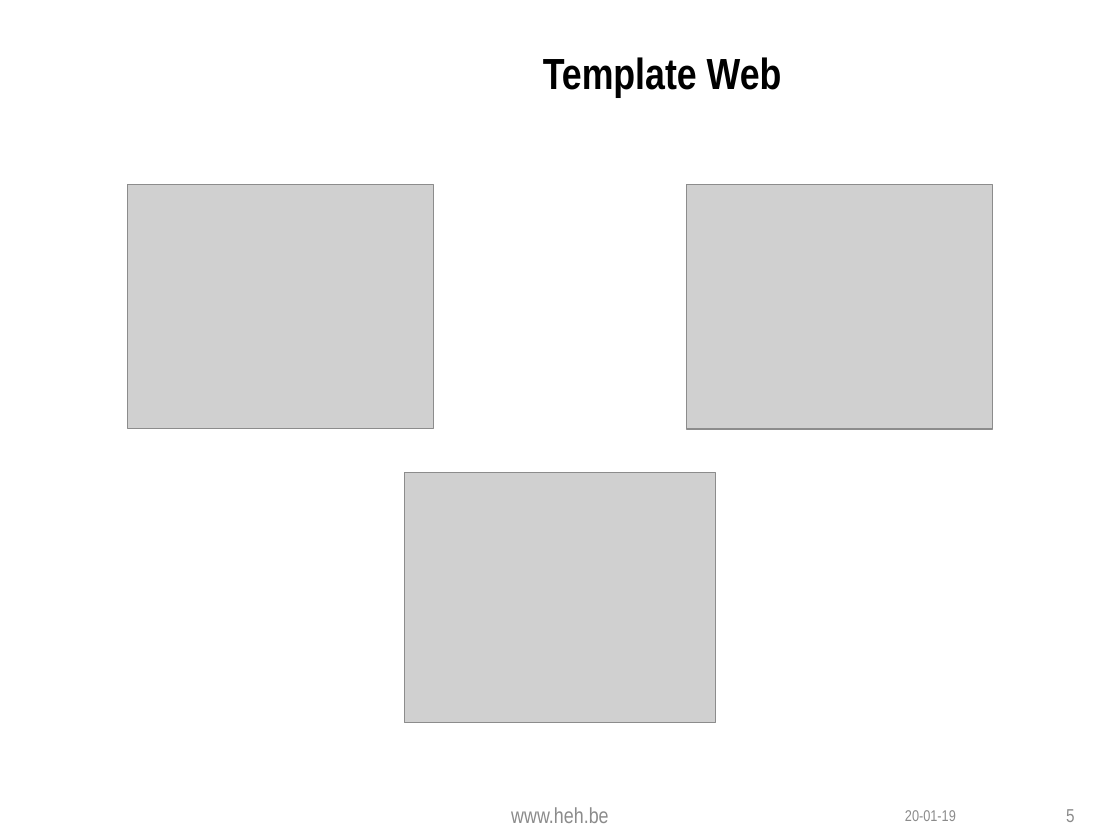
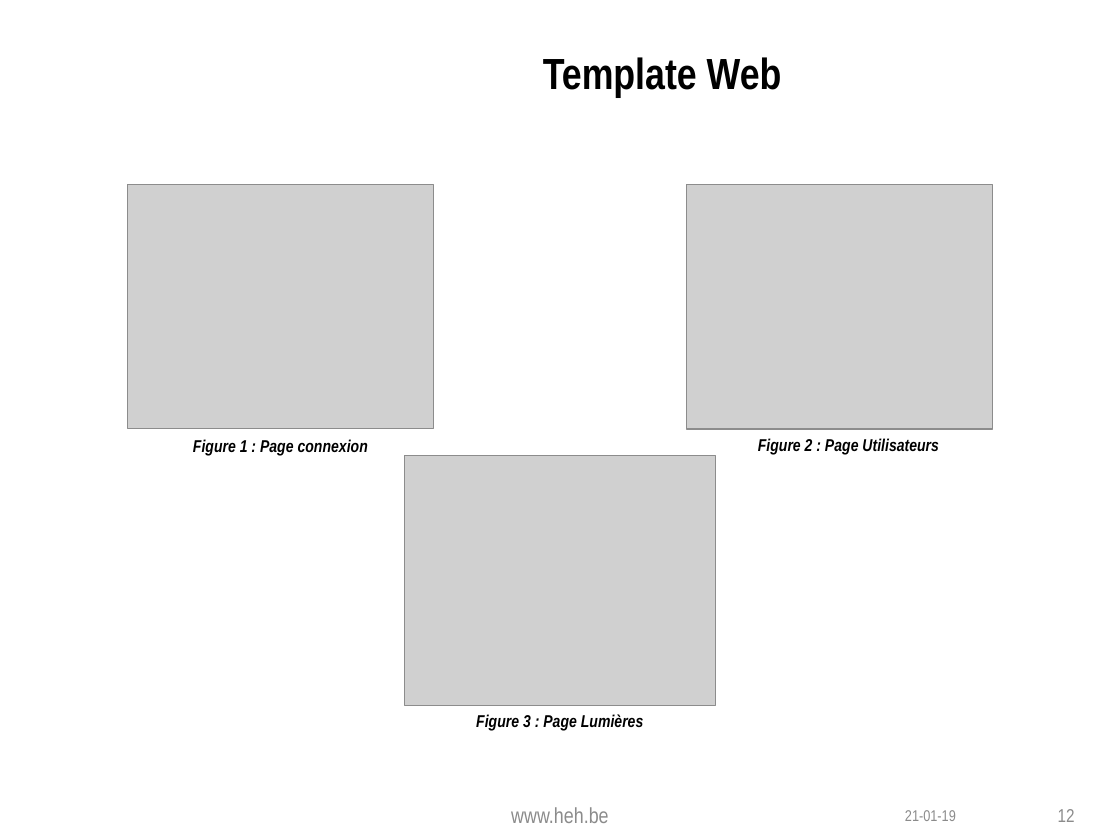
Before and after one commit to skyleck/TFE-Pi_Home, a slide deck: slide 12 of présentation power point/Présentation avancement TFE.pptx (slide 5 before the commit). Drawn at 1120x840 pixels with LibreOffice and Linux fonts; fonts in the diff are those of the drawing; grey boxes stand for pictures; background and template pictures are left out. Boxes give left, top, right and bottom in pixels: in the first picture for what was removed or moved away, otherwise in the second. Text is boxed around its words. In the diff, an @@ line names an element or a change of style, - is before the commit and + after.

```diff
--- a/présentation power point/Présentation avancement TFE.pptx
+++ b/présentation power point/Présentation avancement TFE.pptx
@@ text added at <box>193,439,368,456</box>, 11 pt, text #000000, bold, italic @@
+Figure 1 : Page connexion
@@ text added at <box>758,438,939,454</box>, 11 pt, text #000000, bold, italic @@
+Figure 2 : Page Utilisateurs
@@ picture: place and size @@
-picture at <box>404,473,716,722</box>
+picture at <box>404,455,716,704</box>
@@ text added at <box>476,714,643,731</box>, 11 pt, text #000000, bold, italic @@
+Figure 3 : Page Lumières
@@ page number at <box>1058,809,1075,822</box>: text changed @@
-5
+12
@@ text at <box>905,810,956,821</box>: text changed @@
-20-01-19
+21-01-19
```
Also in this commit, not shown: 2 other slides changed, 1 slide added, 4 other files.
